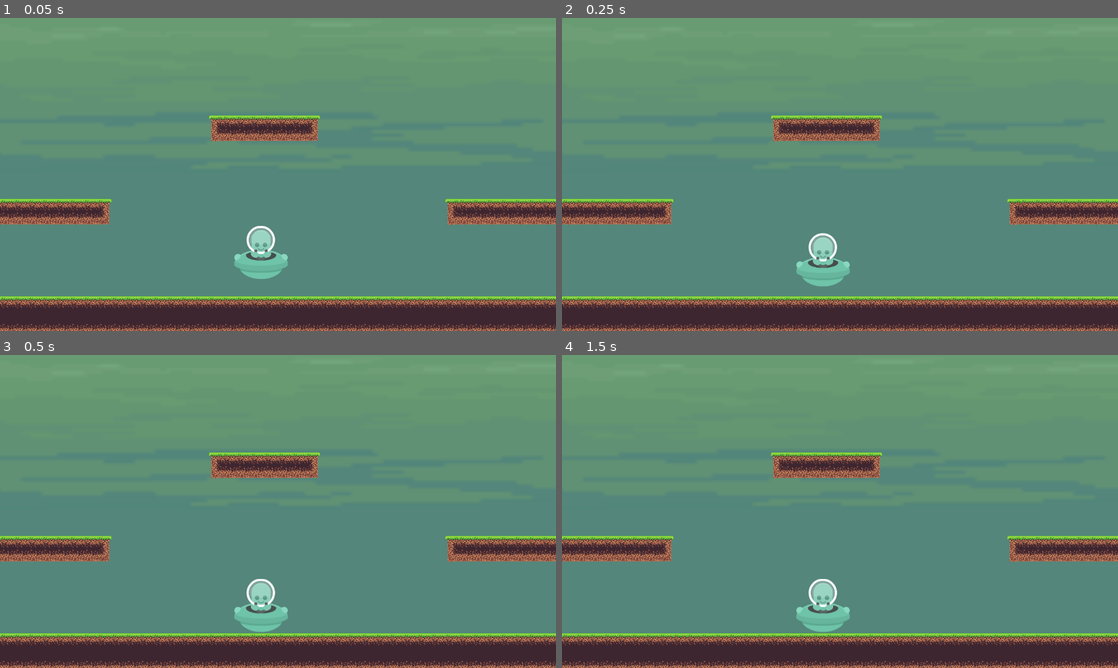
Above: before the commit, frames 1-4 (two rows, left to right).
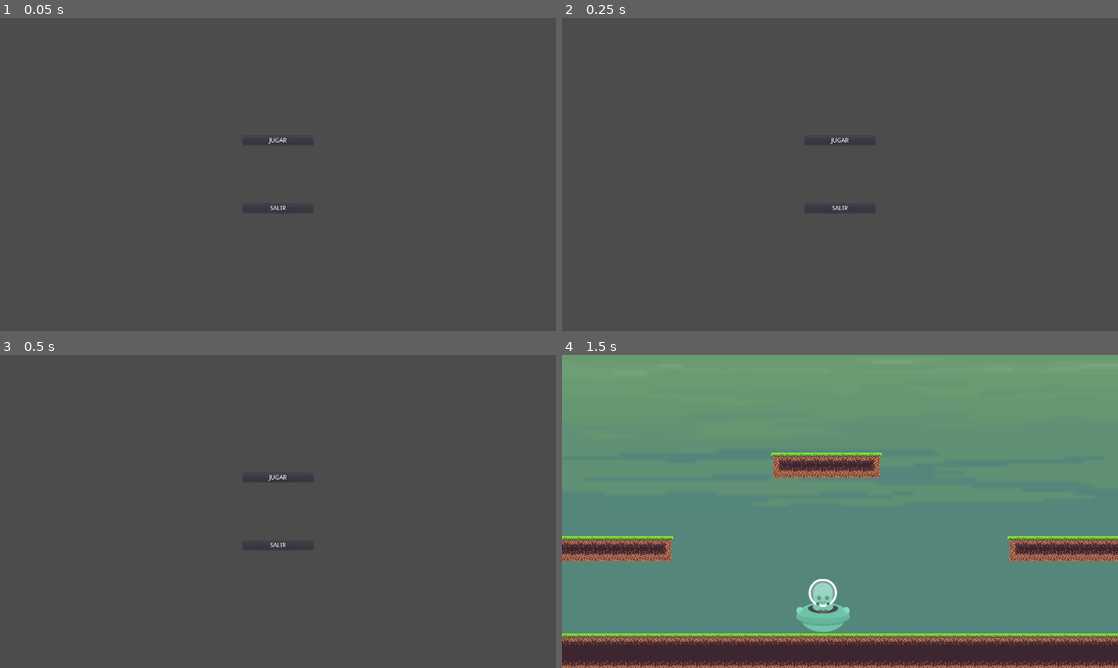
Above: after the commit, the same moments.

Repository: PrototipsUnpaz/HitAndFly
Game: Godot game, scene res://scenes/menu/Menu.tscn
Two runs of this game, one before a commit and one after it. Both use one fixed random seed, a clock stepped at 60 frames per second and the inputs below. Before the commit the project starts from res://scenes/levels/TestScenario.tscn.
Inputs (mouse positions are in pixels of both pictures, inside the frame that each line leads up to):
- Up to frame 1 (0.05 s): no input
- Up to frame 2 (0.25 s): no input
- Up to frame 3 (0.5 s): no input
- Up to frame 4 (1.5 s): click (840, 477) at 0.5 s, where only the run after the commit has a clickable "JUGAR"; tap Enter at 1.25 s; hold Right (ui_right) from 1.28 s (still down)

The runs differ from the first frame. In frame 1, 99% of the frame differs, in the area x 0-100%, y 0-100%; in frame 2, 99%; in frame 3, 99%; in frame 4, nothing differs.

Commit message:
Se añadio menu como primer escena

Diff:
--- a/project.godot
+++ b/project.godot
@@ -15,7 +15,7 @@
 [application]
 
 config/name="Hit And Fly"
-run/main_scene="res://scenes/levels/TestScenario.tscn"
+run/main_scene="res://scenes/menu/Menu.tscn"
 config/icon="res://assets/enemigo/icon.png"
 
 [display]
